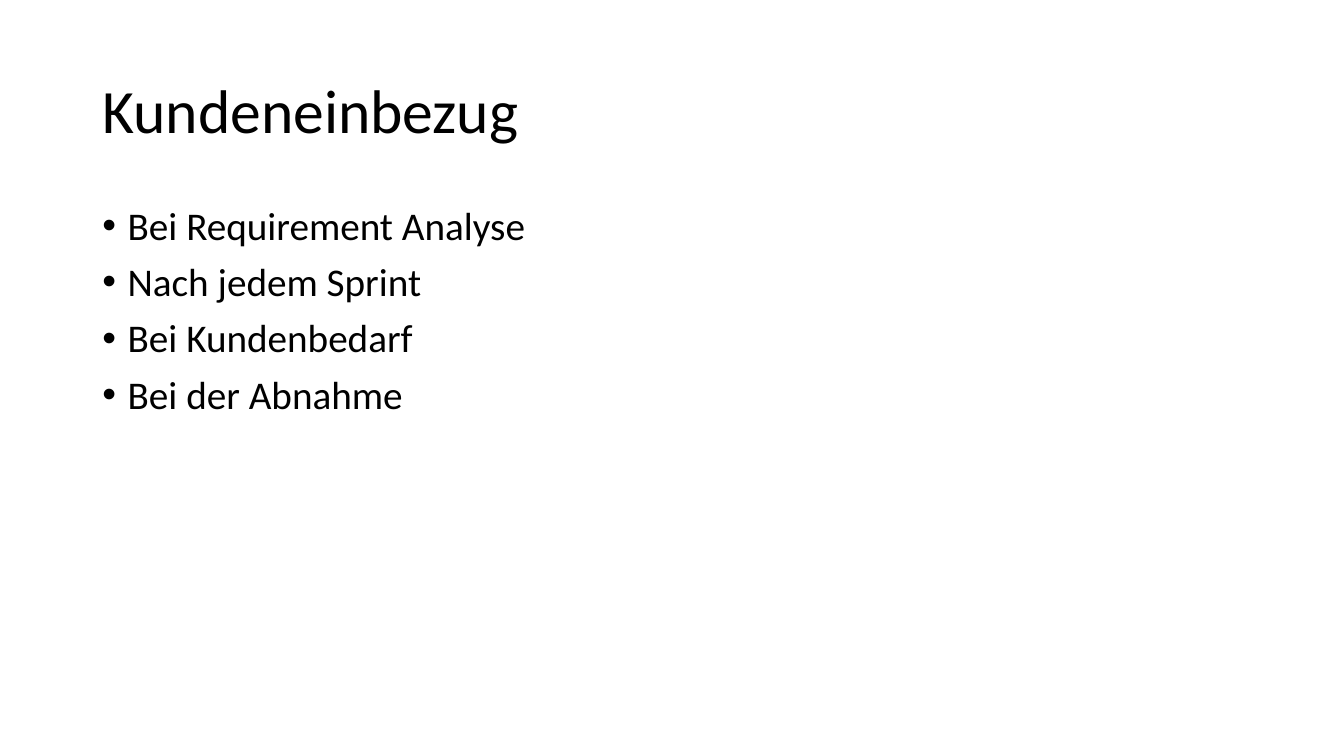
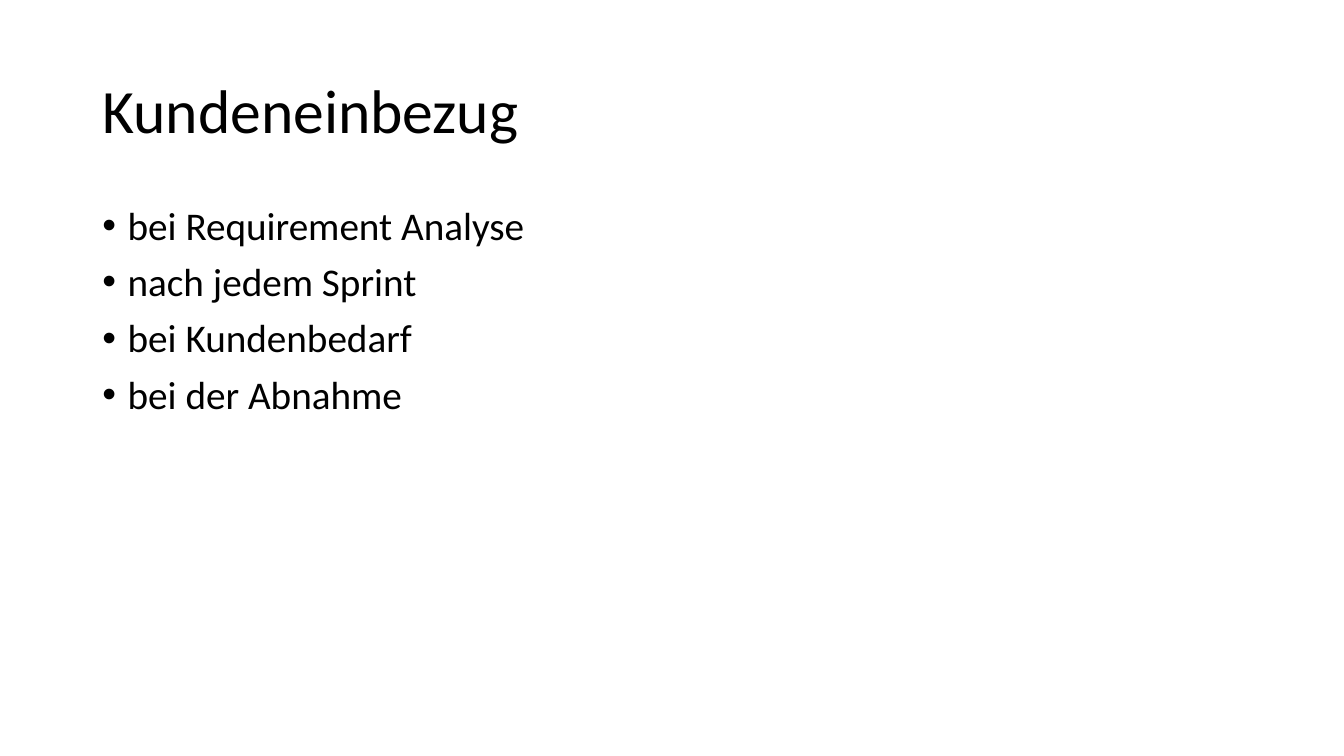
Before and after one commit to schne5/ch.bfh.bti7081.s2016.orange, a slide deck: slide 11 of doc/Task02/Task 2_orange.pptx. Drawn at 1344x756 pixels with LibreOffice and Linux fonts; fonts in the diff are those of the drawing. Boxes give left, top, right and bottom in pixels: in the first picture for what was removed or moved away, otherwise in the second. Text is boxed around its words. In the diff, an @@ line names an element or a change of style, - is before the commit and + after.

```diff
--- a/doc/Task02/Task 2_orange.pptx
+++ b/doc/Task02/Task 2_orange.pptx
@@ text at (x1=128, y1=212, x2=524, y2=410): text changed @@
-• Bei Requirement Analyse
-• Nach jedem Sprint
-• Bei Kundenbedarf
-• Bei der Abnahme
+• bei Requirement Analyse
+• nach jedem Sprint
+• bei Kundenbedarf
+• bei der Abnahme
```
Also in this commit, not shown: 6 other slides changed.
